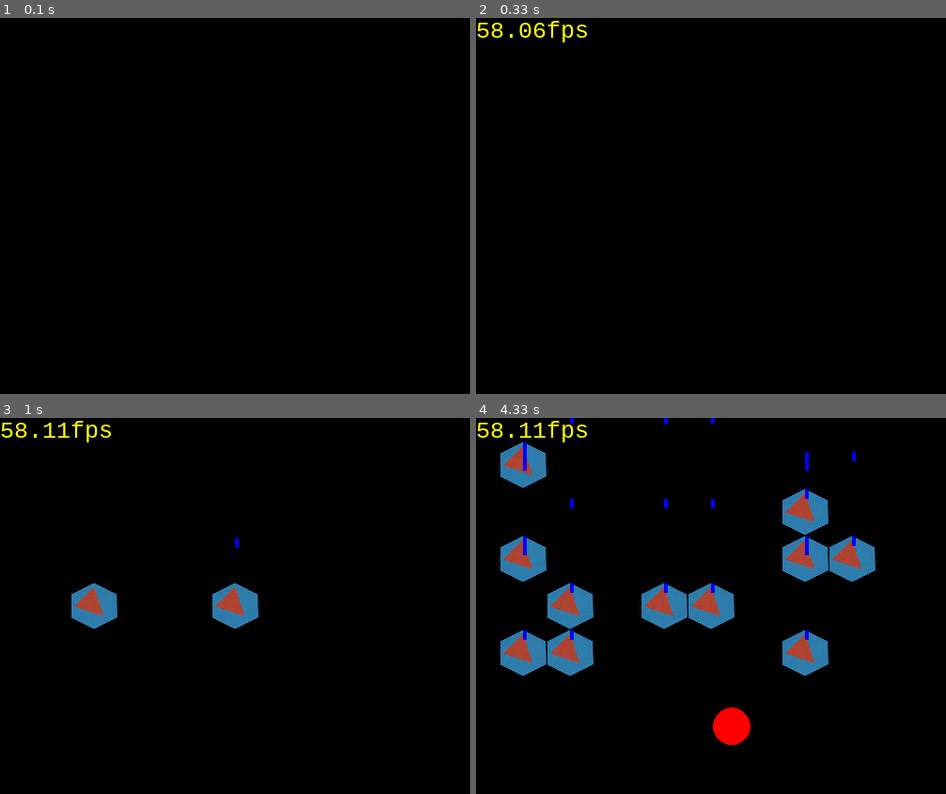
Above: before the commit, frames 1-4 (two rows, left to right).
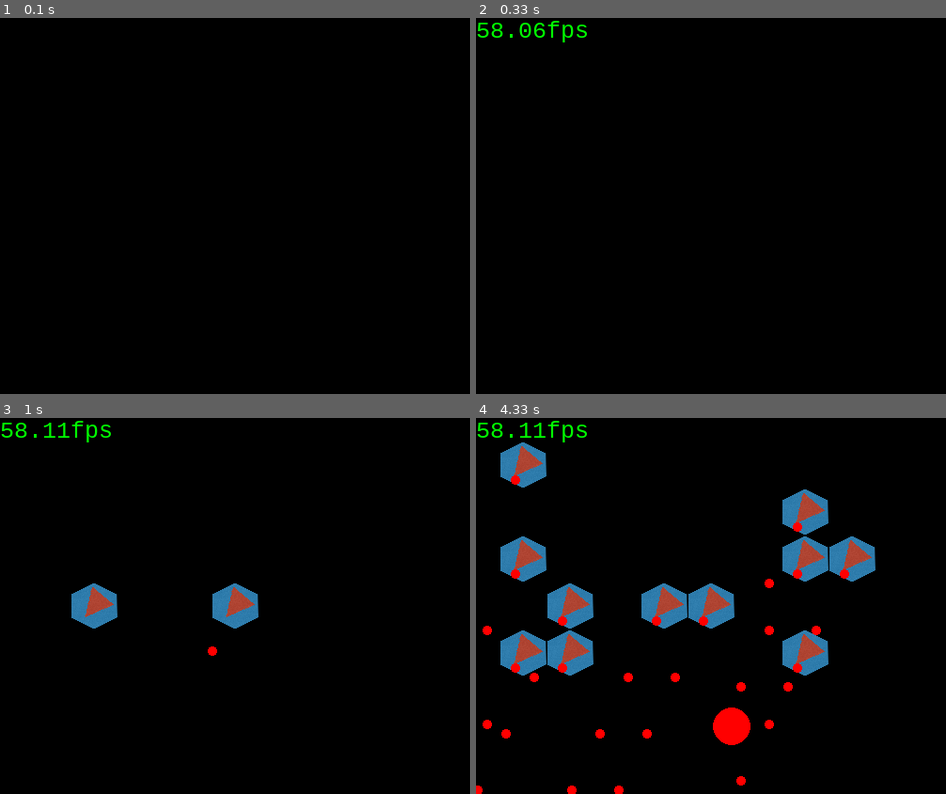
Above: after the commit, the same moments.

Repository: brainelectronics/towerDefensePygame
Game: pygame game, started from main.py
Two runs of this game, one before a commit and one after it. Both use one fixed random seed, a clock stepped at 60 frames per second and the inputs below. The source before the commit is Python 2; it was converted automatically to run under Python 3.
Inputs (mouse positions are in pixels of both pictures, inside the frame that each line leads up to):
- Up to frame 1 (0.1 s): no input
- Up to frame 2 (0.33 s): no input
- Up to frame 3 (1 s): click (235, 606) at 0.38 s; click (122, 609) at 0.72 s
- Up to frame 4 (4.33 s): click (565, 696) at 1.05 s; right-click (598, 530) at 1.38 s; click (541, 594) at 1.72 s; click (711, 651) at 2.05 s; click (833, 666) at 2.38 s; click (833, 572) at 2.72 s; click (856, 598) at 3.05 s; click (809, 538) at 3.38 s; click (570, 478) at 3.72 s; click (598, 673) at 4.05 s

Frame 1 is identical in both runs. In frame 2, 0.4% of the frame differs, in the area x 0-24%, y 0-7%; in frame 3, 0.8%; in frame 4, 4.1%, in the area x 0-85%, y 0-100%.

Commit message:
shoot bullets into same direction tower is positioned

Diff:
--- a/GUI.py
+++ b/GUI.py
@@ -33,6 +33,7 @@
 myScreen = pygame.display.set_mode((500, 400))
 
 bulletList = pygame.sprite.Group()
+targetList = pygame.sprite.Group()
 allSpriteList = pygame.sprite.Group()
 
 towerBase = pygame.image.load('towerBase.png')
@@ -44,6 +45,14 @@
 towerTower = pygame.transform.scale(towerTower, (30, 30))
 towerTower = towerTower.convert_alpha()
 towerTowerRect = towerTower.get_rect()
+
+towerBullet = pygame.image.load('red-dot.png')
+
+black = (  0,   0,   0)
+white = (255, 255, 255)
+red   = (255,   0,   0)
+green = (  0, 255,   0)
+blue  = (  0,   0, 255)
 
 class Window(object):
 	"""docstring will be added later"""
@@ -57,15 +66,13 @@
 	    self.blue  = (  0,   0, 255)
 	    self.myfont = pygame.font.SysFont("monospace", 25)
 	    self.rotation = 0
-	    self.towerBase = pygame.image.load('towerBase.png')
-	    self.towerBase = pygame.transform.scale(self.towerBase, (50, 50))
-	    self.towerBase = self.towerBase.convert_alpha()
-	    self.towerBaseRect = self.towerBase.get_rect()
-
-	    self.towerTower = pygame.image.load('towerTower.png')
-	    self.towerTower = pygame.transform.scale(self.towerTower, (30, 30))
-	    self.towerTower = self.towerTower.convert_alpha()
-	    self.towerTowerRect = self.towerTower.get_rect()
+	    """
+	    self.thisMob = TheMob(red)
+	    self.thisMob.rect.x = 300
+	    self.thisMob.rect.y = 50
+	    targetList.add(self.thisMob)
+	    allSpriteList.add(self.thisMob)
+	    """
 
 	def setLogic(self, logic):
 		print("Logic set")
@@ -75,17 +82,7 @@
 	def render(self, fps):
 		"""render all mobs, towers and other elements on the screen"""
 		"""add a function to draw only the moved elements since last frame"""
-		myScreen.fill((0, 0, 0))
-		#allSpriteList.update()
-		"""
-		imgBlue=pygame.image.load('blue-dot.png')
-		imgBlue = pygame.transform.scale(imgBlue, (20, 20))
-		self.myScreen.blit(imgBlue, (50,50))
-
-		imgRed=pygame.image.load('red-dot.png')
-		imgRed = pygame.transform.scale(imgRed, (20, 20))
-		self.myScreen.blit(imgRed, (100,100))
-		"""
+		myScreen.fill(black)
 
 		if self.rotation <= 360:
 			self.rotation += 1
@@ -95,6 +92,7 @@
 		for  mob in self.dict_objects['mobs']:
 			#print("Mob x=%d y=%d" %(mob[0], mob[1]))
 			pygame.draw.circle(myScreen, self.red, (mob[0], mob[1]), 20, 0)
+
 
 		for tower in self.dict_objects['towers']:
 			#print("Tower x=%d y=%d" %(tower[0], tower[1]))
@@ -105,32 +103,51 @@
 				(pygame.transform.rotate(self.towerTower, self.rotation).get_rect(center=self.towerTower.center)),
 				(210, 210))
 			"""
-			self.thisTower = TheTower(tower[0], tower[1], 45, 0)
-			if self.rotation%30 == 0:
+			self.thisTower = TheTower(tower[0], tower[1], -220)
+			# don't shoot twice at 0, because 0 == 360
+			if (self.rotation%30 == 0) and (self.rotation != 0):
 				#print("10 frames")
 				self.thisTower.shoot()
-				#allSpriteList.update()
 			self.thisTower.removeBullet()
 
 		allSpriteList.update()
-		#self.thisTower.removeBullet()
-
-		label = self.myfont.render(("%0.2ffps" %(fps)), 1, (255,255,0))
+
+		label = self.myfont.render(("%0.2ffps" %(fps)), 1, green)
 		myScreen.blit(label, (0, 0))
 		self.printSprites(allSpriteList)
 
 	def printSprites(self, theSprites):
 		theSprites.draw(myScreen)
 
+class TheMob(pygame.sprite.Sprite):
+	"""docstring for TheMob"""
+	number = 0 # use this to count down
+	def __init__(self, color):
+		pygame.sprite.Sprite.__init__(self)
+		self.image = pygame.Surface([50, 50], pygame.SRCALPHA)
+		self.mobImage = pygame.transform.scale(towerBase, (50, 50))
+		self.image.blit(self.mobImage, (0, 0))
+		self.rect = self.mobImage.get_rect()
+		self.number = TheMob.number
+		TheMob.number += 1
+		print("Placed mob %d" %TheMob.number)
+
+class Block(pygame.sprite.Sprite):
+	""" This class represents the block. """
+	def __init__(self, color):
+	# Call the parent class (Sprite) constructor
+		pygame.sprite.Sprite.__init__(self)#(self, self.groups)
+		self.image = pygame.Surface([20, 15])
+		self.image.fill(color)
+		self.rect = self.image.get_rect()
 
 class TheTower(object):
 	"""docstring for TheTower"""
-	def __init__(self, posX, posY, rotation, fire):
+	def __init__(self, posX, posY, rotation):
 		self.posX = posX
 		self.posY = posY
 		self.rotation = rotation
-		self.fire = fire
-		#print("The Tower %d %d %d %d"
+		# print("The Tower %d %d %d %d"
 		#	%(self.posX, self.posY, self.rotation, self.fire))
 		self.placeBase()
 		self.drawHead()
@@ -139,15 +156,15 @@
 		myScreen.blit(towerBase, (self.posX-25, self.posY-25))
 
 	def drawHead(self):
-		rotatedSurf =  pygame.transform.rotate(towerTower, self.rotation)
+		rotatedSurf =  pygame.transform.rotate(towerTower, 180+self.rotation)
 		rotatedRect = rotatedSurf.get_rect(center=(self.posX, self.posY))
-		#draw rotatedSurf with the corrected rect so it gets put in the proper spot
+		# draw rotatedSurf with the corrected rect so it gets put in the proper spot
 		myScreen.blit(rotatedSurf, rotatedRect)
 
 	def shoot(self):
-		self.aBullet = Bullet()
-		self.aBullet.rect.x = self.posX
-		self.aBullet.rect.y = self.posY
+		self.aBullet = Bullet(self.rotation)
+		self.aBullet.rect.x = self.posX-5
+		self.aBullet.rect.y = self.posY-5
 		allSpriteList.add(self.aBullet)
 		bulletList.add(self.aBullet)
 
@@ -158,22 +175,30 @@
 				allSpriteList.remove(self.aBullet)
 				print("Removed bullet %d" %self.aBullet.number)
 
+
 class Bullet(pygame.sprite.Sprite):
 	"""docstring for Bullet"""
 	"""add a unique number for each bullet, not needed"""
 	number = 0
-	def __init__(self):
+	def __init__(self, angle):
 		pygame.sprite.Sprite.__init__(self)
-		self.image = pygame.Surface([4,10])
-		self.image.fill((0,0, 255))
-		self.rect = self.image.get_rect()
+		self.image = pygame.Surface([10, 10], pygame.SRCALPHA)
+		# self.image.fill(blue)
+		# add image rather than only colored surface
+		self.bulletImage = pygame.transform.scale(towerBullet, (10, 10))
+		# self.bulletImage = pygame.transform.rotate(self.bulletImage, angle)
+		# pygame.gfxdraw.aacircle(self.image, 5, 5, 5, red)
+		self.image.blit(self.bulletImage, (0, 0))
+		self.rect = self.bulletImage.get_rect()
 		self.number = Bullet.number
 		Bullet.number += 1
+		self.angle = angle
 		print("Placed bullet %d" %Bullet.number)
 
 	def update(self):
 		"""Move the bullet"""
-		self.rect.y -= 3
+		self.rect.x -= int(3*math.sin(self.angle*math.pi/180))
+		self.rect.y -= int(3*math.cos(self.angle*math.pi/180))
 
 class SomeClass(object):
 	"""test class and functions"""
--- a/main.py
+++ b/main.py
@@ -64,12 +64,12 @@
 	    # Die Schleife, und damit unser Spiel, läuft solange running == True.
 	    running = True
 	    while running:
-	    	'''limit frames to targetFPS, pygame waits here if it would be faster'''
+	    	# limit frames to targetFPS, pygame waits here if it would be faster
 	        clock.tick(self.targetFPS)
 	        self.targetFPS = clock.get_fps() #get_fps
 			#self.playtime += self.targetFPS/1000.0
 
-	        '''mouse interaction only works with poll for me'''
+	        # mouse interaction only works with poll for me
 	        event = pygame.event.poll()
 	        if event.type == pygame.QUIT:
 	        	running = False
@@ -117,10 +117,10 @@
 	       	else:
 	       		dt = 1.0/30
 
-	       	#print(dt)
-	        self.logic.update(dt) #
-	        #self.gui.render((self.screen)) #geht
-	        '''render now next frame, parameter for FPS info label'''
+	       	# print(dt)
+	       	# update gmae logic
+	        self.logic.update(dt)
+	        # render now next frame, parameter for FPS info label
 	        self.gui.render((self.targetFPS))
 	        # show on screen window
 	        pygame.display.flip()
Not shown, changed: GUI.pyc
